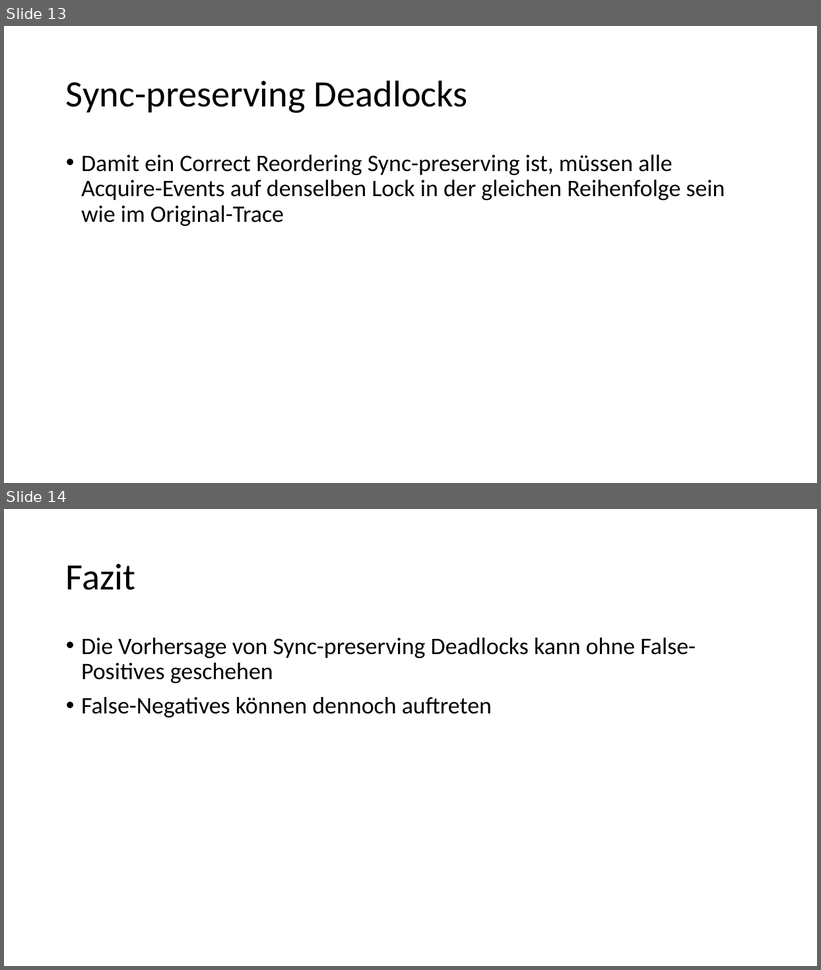
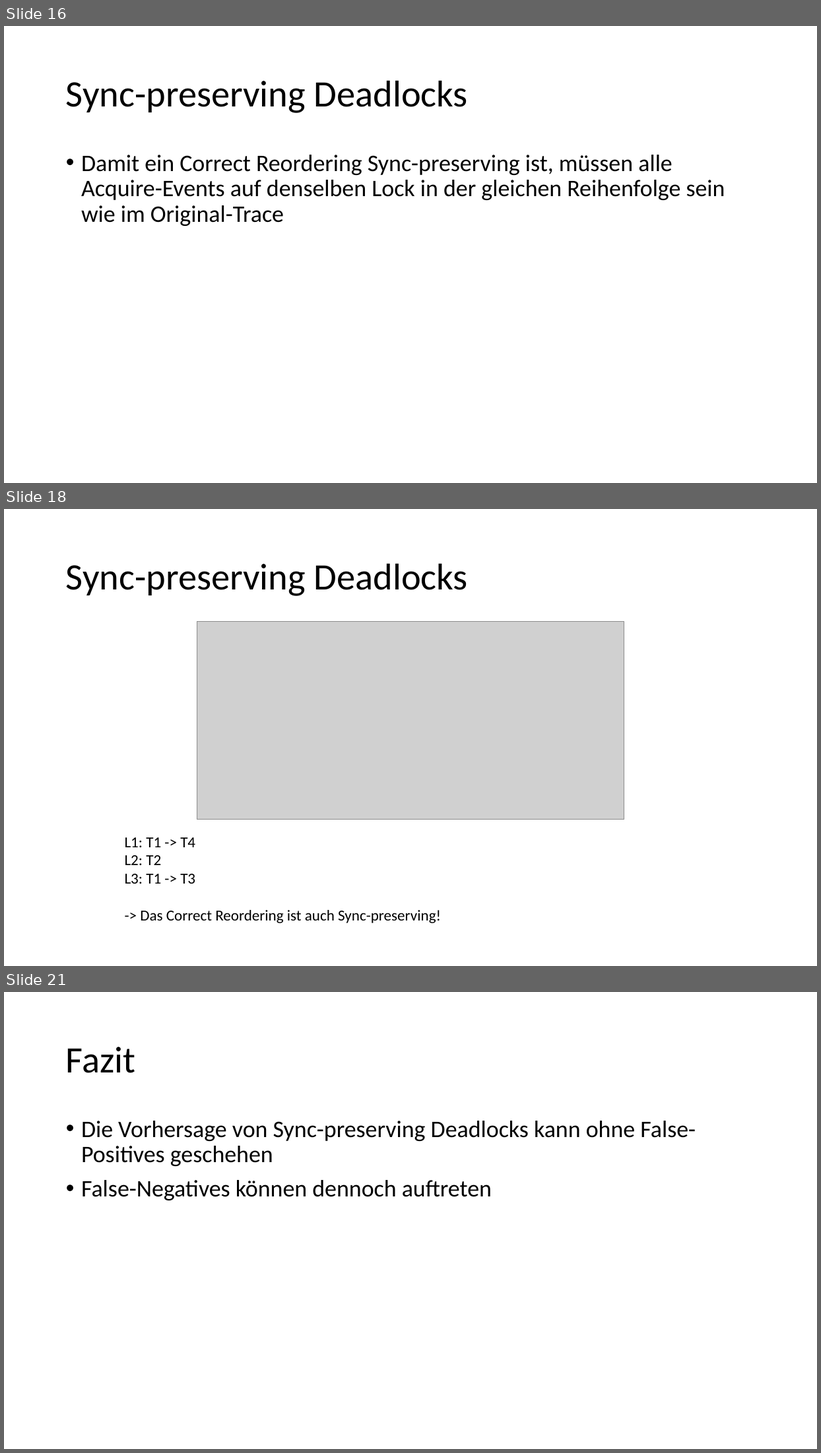
Before and after one commit to HuBaX/Seminararbeit, a slide deck: Sound Dynamic Deadlock Prediction in Linear Time.pptx. Shown one above the other, each under a label of ours: slides 13 and 14 before the commit, slides 16, 18 and 21 after it; the slides between them are not shown. The pictures are 821x970 and 821x1453 pixels, drawn with LibreOffice and Linux fonts; fonts in the diff are those of the drawing; grey boxes stand for pictures. Boxes give left, top, right and bottom in pixels: in the first picture for what was removed or moved away, otherwise in the second. Text is boxed around its words. In the diff, an @@ line names an element or a change of style, - is before the commit and + after.

```diff
--- a/Sound Dynamic Deadlock Prediction in Linear Time.pptx
+++ b/Sound Dynamic Deadlock Prediction in Linear Time.pptx
@@ slide 18 added at bbox=[4, 509, 817, 966], background #FFFFFF @@
@@ title added at bbox=[66, 563, 468, 596], 44 pt, text #000000 @@
+Sync-preserving Deadlocks
@@ picture added at bbox=[197, 622, 624, 819] @@
@@ text added at bbox=[125, 838, 441, 923], 18 pt, text #000000 @@
+L1: T1 -> T4
+L2: T2
+L3: T1 -> T3
+-> Das Correct Reordering ist auch Sync-preserving!
@@ what was slide 13 is now slide 16 @@
@@ what was slide 14 is now slide 21 @@
```
Also in this commit, not shown: 6 other slides added, 1 other file.
